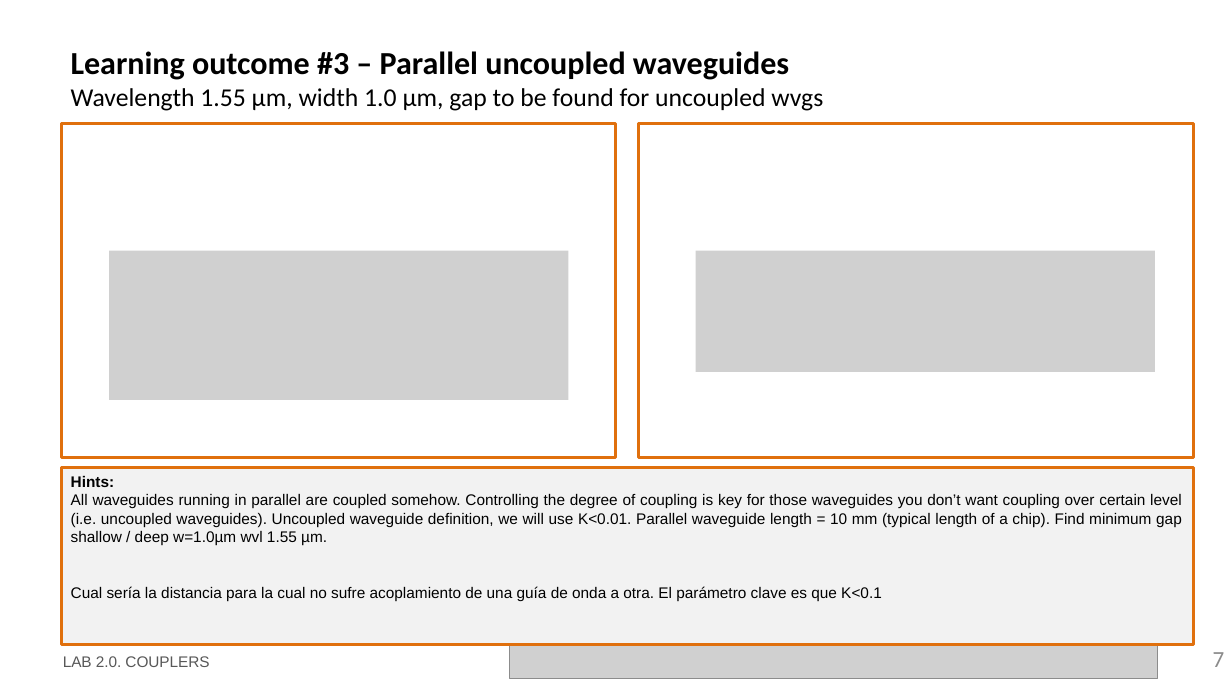
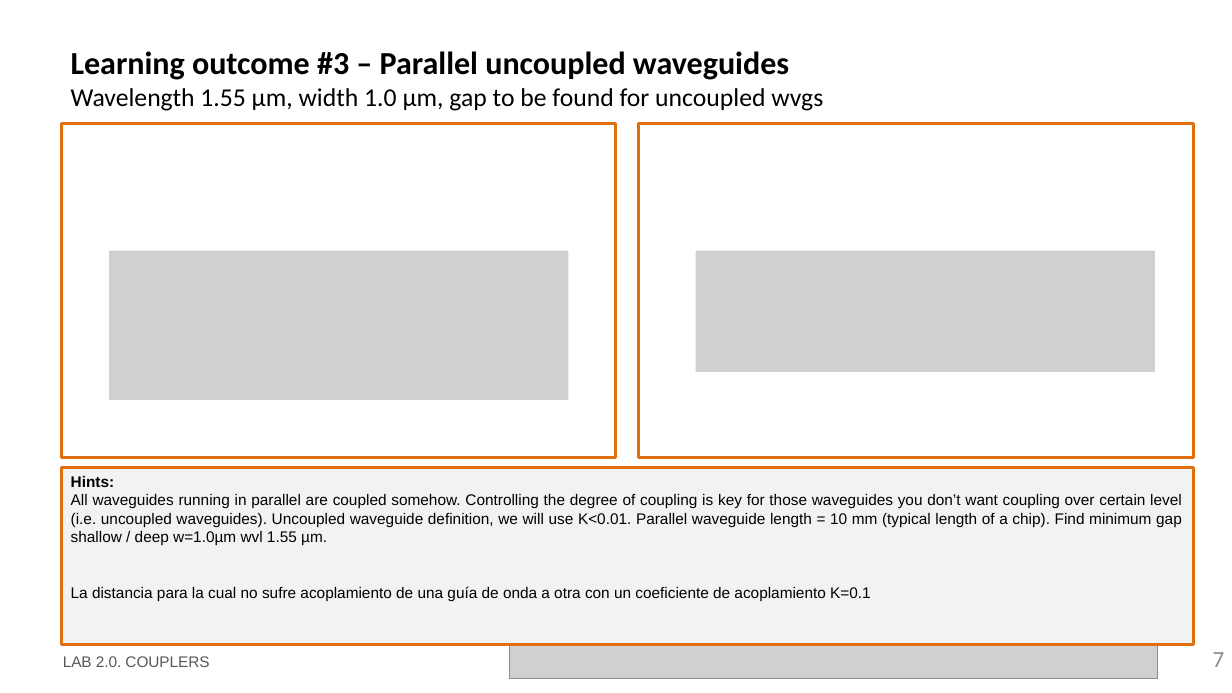
Before and after one commit to snacmuo/pic-upv-lab2, a slide deck: slide 7 of LabBook_20.pptx. Drawn at 1232x693 pixels with LibreOffice and Linux fonts; fonts in the diff are those of the drawing; grey boxes stand for pictures; background and template pictures are left out. Boxes give left, top, right and bottom in pixels: in the first picture for what was removed or moved away, otherwise in the second. Text is boxed around its words. In the diff, an @@ line names an element or a change of style, - is before the commit and + after.

```diff
--- a/LabBook_20.pptx
+++ b/LabBook_20.pptx
@@ text in rectangle at (71,586,871,601): text changed @@
-Cual sería la distancia para la cual no sufre acoplamiento de una guía de onda a otra. El parámetro clave es que K<0.1
+La distancia para la cual no sufre acoplamiento de una guía de onda a otra con un coeficiente de acoplamiento K=0.1
```
Also in this commit, not shown: 1 other slide changed, 1 other file.
